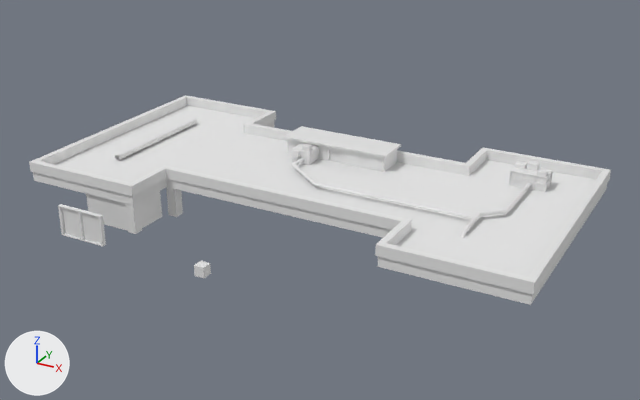
Renders of the Blender file Cyberpunk_Prototype/Cyberpunk Arena/Assets/3D/Environment/ground building.blend from each side of a commit.
The view is the same before and after, from a 50 mm lens placed at (115.2, -140.0, 65.9), pointed at (36.0, 4.0, -6.1). Lighting does not change. The marker at lower left points along +X, +Y and +Z.

Objects in the first picture: 'Canos', 'Casa_Topo', 'Cube', 'Ground', 'Janela_Predio', 'Obstaculo_01', 'Obstaculo_02', 'Parapeito', 'Parede_Predio_01', 'Parede_Predio_02', 'Quina_Predio', 'Quina_Predio_borda'.
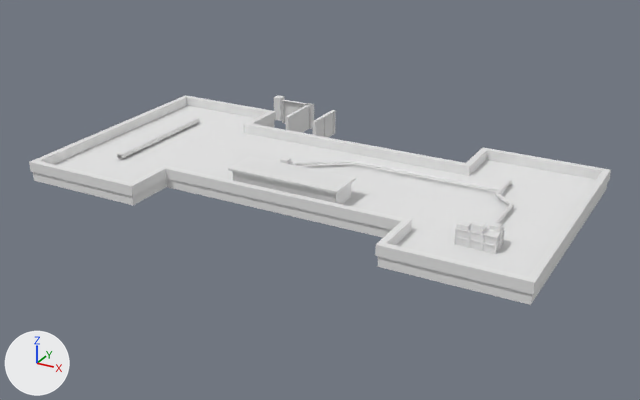
Where the newer file only moved an object's origin or applied its transform, the numbers keep the older frame.

Pixel boxes [x1, y1, x2, y2] of what changed, in the pictures (640 x 400 px; the box of a moved part takes in the faces that stretch with it):
'Casa_Topo', reshaped: before [283, 126, 401, 172]; after [228, 156, 356, 204]
'Canos', reshaped, moved: before [115, 119, 531, 238]; after [117, 118, 514, 223]
'Obstaculo_01', reshaped, moved (16% wider, 9% taller): before [509, 161, 553, 192]; after [454, 220, 505, 254]
'Janela_Predio', moved, turned: before [58, 204, 106, 246]; after [313, 110, 336, 138]
'Parede_Predio_02', moved, turned: before [86, 194, 128, 231]; after [285, 105, 309, 133]
'Parede_Predio_01', moved, turned: before [140, 191, 162, 228]; after [282, 100, 308, 124]
'Quina_Predio', moved, turned: before [166, 187, 183, 217]; after [274, 95, 284, 121]
'Obstaculo_02', reshaped, moved: before [291, 143, 319, 165]; after [272, 157, 293, 165]
'Quina_Predio_borda', moved, turned: before [126, 202, 142, 234]; after [304, 103, 314, 129]
'Cube', deleted: before [194, 261, 211, 278]
part 1 of me_cylinder, moved or reshaped: before [460, 183, 531, 238]; after [494, 180, 514, 223]
part 2 of me_cylinder, moved or reshaped: before [291, 158, 474, 219]; after [293, 160, 499, 191]
part 5 of me_cube_020, deleted: before [283, 126, 401, 172]
part 6 of me_cube_020, added: after [228, 156, 356, 204]

The change in detail:
me_cylinder has 272 vertices, 224 faces and spans x -75.5..2.4, y -21.4..5.1, z -1.5..0.2.
me_cylinder is used by ob_canos; location (73.5, 8.6, 2.2).
me_cylinder part 1: the loose piece of 128 vertices spanning x -2.0..2.4, y -21.4..4.8, z -1.5..0.2 is mirrored in y about its middle, then moved by (21.9, 5.2, 0.3).
me_cylinder part 2: the loose piece of 112 vertices spanning x -41.9..-1.7, y -15.1..-3.6, z -0.6..0.2 is mirrored in y about its middle, then moved by (21.9, 7.3, 0.3).
me_cube_022 is used by ob_obstaculo_01; location (75.2, 15.2, 2.4).
me_cube_022 had 176 vertices, 170 faces and spanned x -3.5..3.5, y -2.0..2.0, z -1.5..2.71.
me_cube_022 now has 176 vertices, 170 faces and spans x -4.12..2.88, y -1.87..2.13, z -1.82..2.39.
me_cube_022 part 3: 176 vertices removed from x -3.5..3.5, y -2.0..2.0, z -1.5..2.71; 176 vertices added at x -4.12..2.88, y -1.87..2.13, z -1.82..2.39.
me_cube_021 is used by ob_obstaculo_02; location (31.6, 6.0, 2.3).
me_cube_021 had 71 vertices, 64 faces and spanned x -2.0..2.0, y -2.52..2.0, z -1.5..2.37.
me_cube_021 now has 71 vertices, 64 faces and spans x -2.01..1.99, y -2.42..2.09, z -1.84..2.02.
me_cube_021 part 4: 71 vertices removed from x -2.0..2.0, y -2.52..2.0, z -1.5..2.37; 71 vertices added at x -2.01..1.99, y -2.42..2.09, z -1.84..2.02.
me_cube_020 is used by ob_casa_topo; location (37.2, 10.9, 2.3); scale (11.0, 3.0, 2.0).
me_cube_020 had 24 vertices, 19 faces and spanned x -1.05..1.05, y -1.22..1.22, z -1.0..1.22.
me_cube_020 now has 24 vertices, 19 faces and spans x -1.05..1.05, y -7.94..-5.49, z -1.0..1.22.
me_cube_020 part 5: 24 vertices removed from x -1.05..1.05, y -1.22..1.22, z -1.0..1.22.
me_cube_020 part 6: 24 vertices added at x -1.05..1.05, y -7.94..-5.49, z -1.0..1.22.
Object 'Cube' (ob_cube) is deleted.
Object 'Canos' (ob_canos) moves from (73.5, 8.6, 2.2) to (51.6, 4.4, 1.9).
Object 'Obstaculo_01' (ob_obstaculo_01) moves from (75.2, 15.2, 2.4) to (75.8, -13.7, 2.7).
Object 'Obstaculo_02' (ob_obstaculo_02) moves from (31.6, 6.0, 2.3) to (31.6, -4.0, 2.6).
Object 'Janela_Predio' (ob_janela_predio) moves from (5.5, -31.6, -4.0) to (18.4, 38.3, -4.0).
Object 'Janela_Predio' (ob_janela_predio) turns from (0, 0, 0) to (0, 0, 90) degrees about x, y and z.
Object 'Parede_Predio_02' (ob_parede_predio_02) moves from (5.5, -24.0, -4.0) to (10.9, 38.3, -4.0).
Object 'Parede_Predio_02' (ob_parede_predio_02) turns from (0, 0, 0) to (0, 0, 90) degrees about x, y and z.
Object 'Quina_Predio' (ob_quina_predio) moves from (13.4, -14.0, -4.0) to (0.8, 46.3, -4.0).
Object 'Quina_Predio' (ob_quina_predio) turns from (0, 0, 0) to (0, 0, 90) degrees about x, y and z.
Object 'Quina_Predio_borda' (ob_quina_predio_borda) moves from (11.5, -23.9, -4.0) to (10.7, 44.3, -4.0).
Object 'Quina_Predio_borda' (ob_quina_predio_borda) turns from (0, 0, 0) to (0, 0, 90) degrees about x, y and z.
Object 'Parede_Predio_01' (ob_parede_predio_01) moves from (11.5, -19.8, -4.0) to (6.6, 44.3, -4.0).
Object 'Parede_Predio_01' (ob_parede_predio_01) turns from (0, 0, 0) to (0, 0, 90) degrees about x, y and z.
